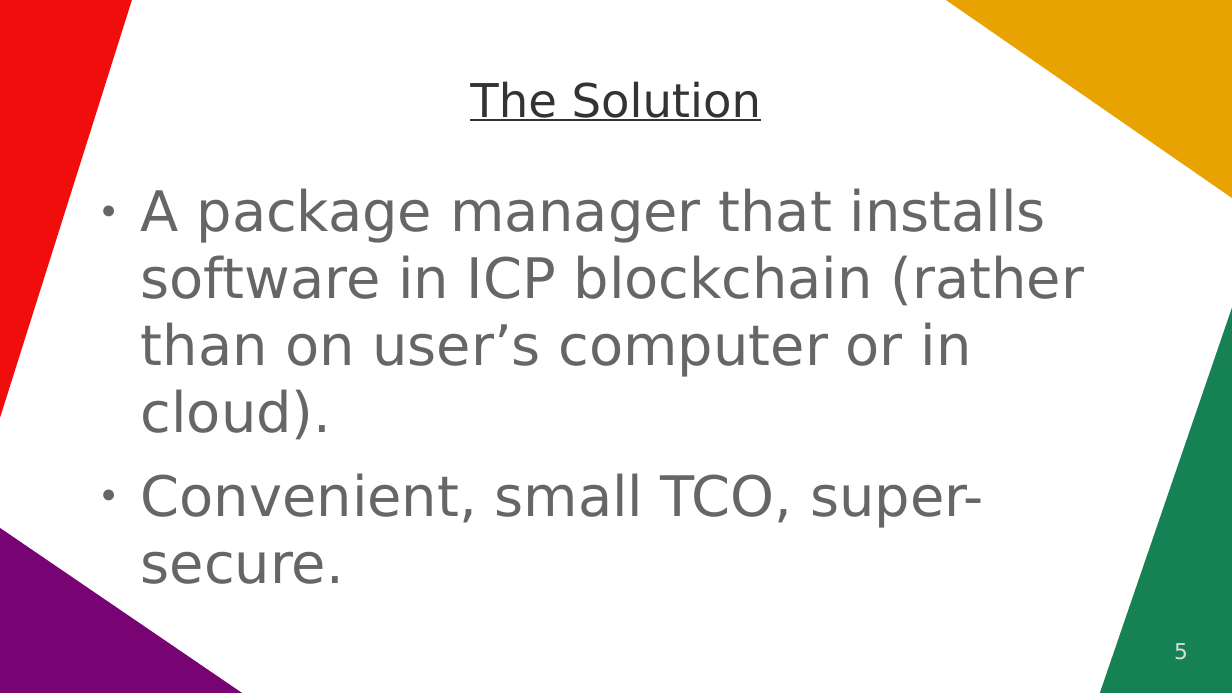
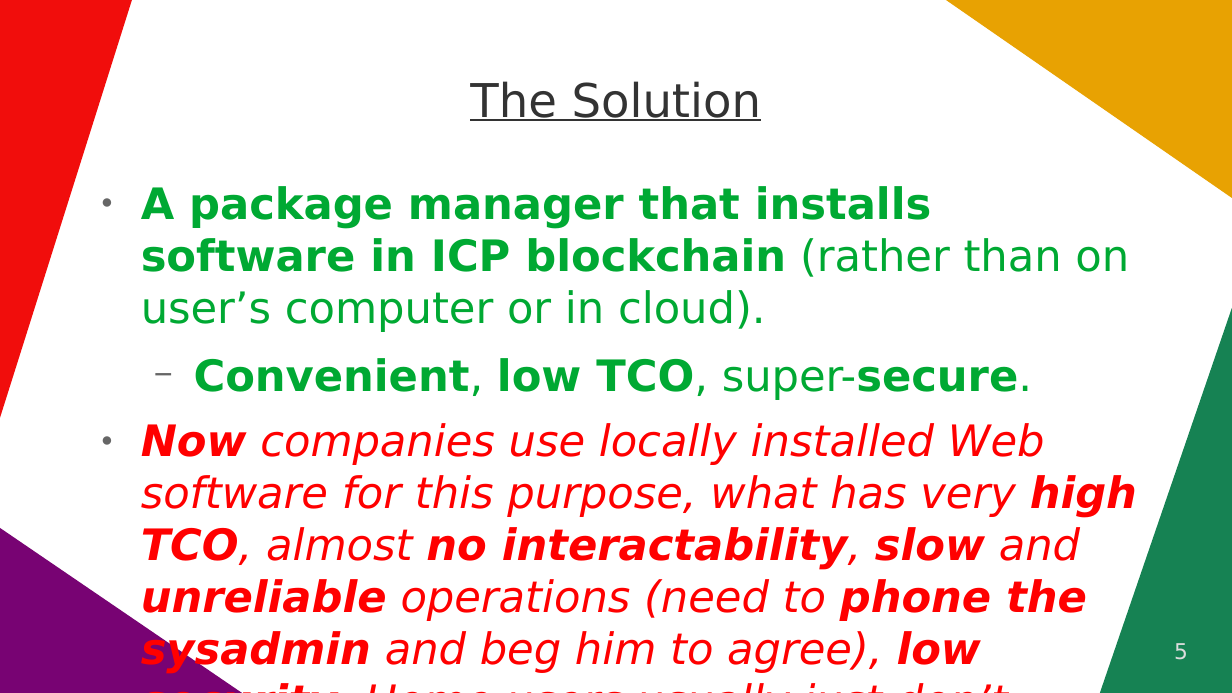
Before and after one commit to vporton/icp-package-manager, a slide deck: slide 5 of docs/presentation.odp. Drawn at 1232x693 pixels with LibreOffice and Linux fonts; fonts in the diff are those of the drawing. Boxes give left, top, right and bottom in pixels: in the first picture for what was removed or moved away, otherwise in the second. Text is boxed around its words. In the diff, an @@ line names an element or a change of style, - is before the commit and + after.

```diff
--- a/docs/presentation.odp
+++ b/docs/presentation.odp
@@ text at bbox=[141, 186, 1129, 332]: size 36 to 27.9 pt, text colour #666666 to #00A933, bold on in "A package manager that installs software in ..." @@
@@ text at bbox=[141, 358, 1137, 673]: text changed; size 36 to 27.9 pt; text colour #666666 to #FF0000; italic on @@
-● Convenient, small TCO, super-secure.
+  − Convenient, low TCO, super-secure.
+● Now companies use locally installed Web software for this purpose, what has very high TCO, almost no interactability, slow and unreliable operations (need to phone the sysadmin and beg him to agree), low security. Home users usually just don’t.
```
Also in this commit, not shown: 4 other slides changed, 1 slide added.
